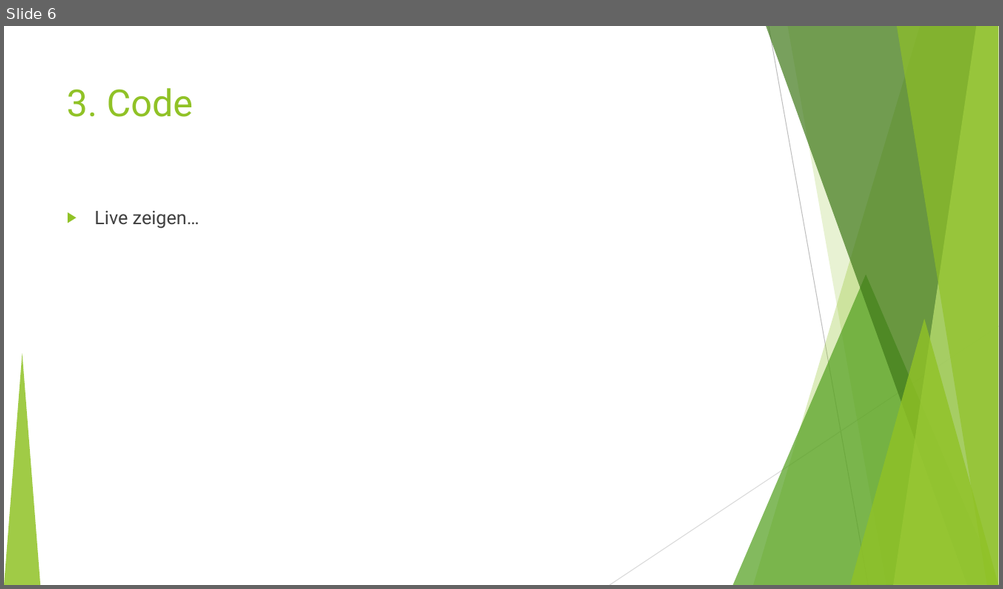
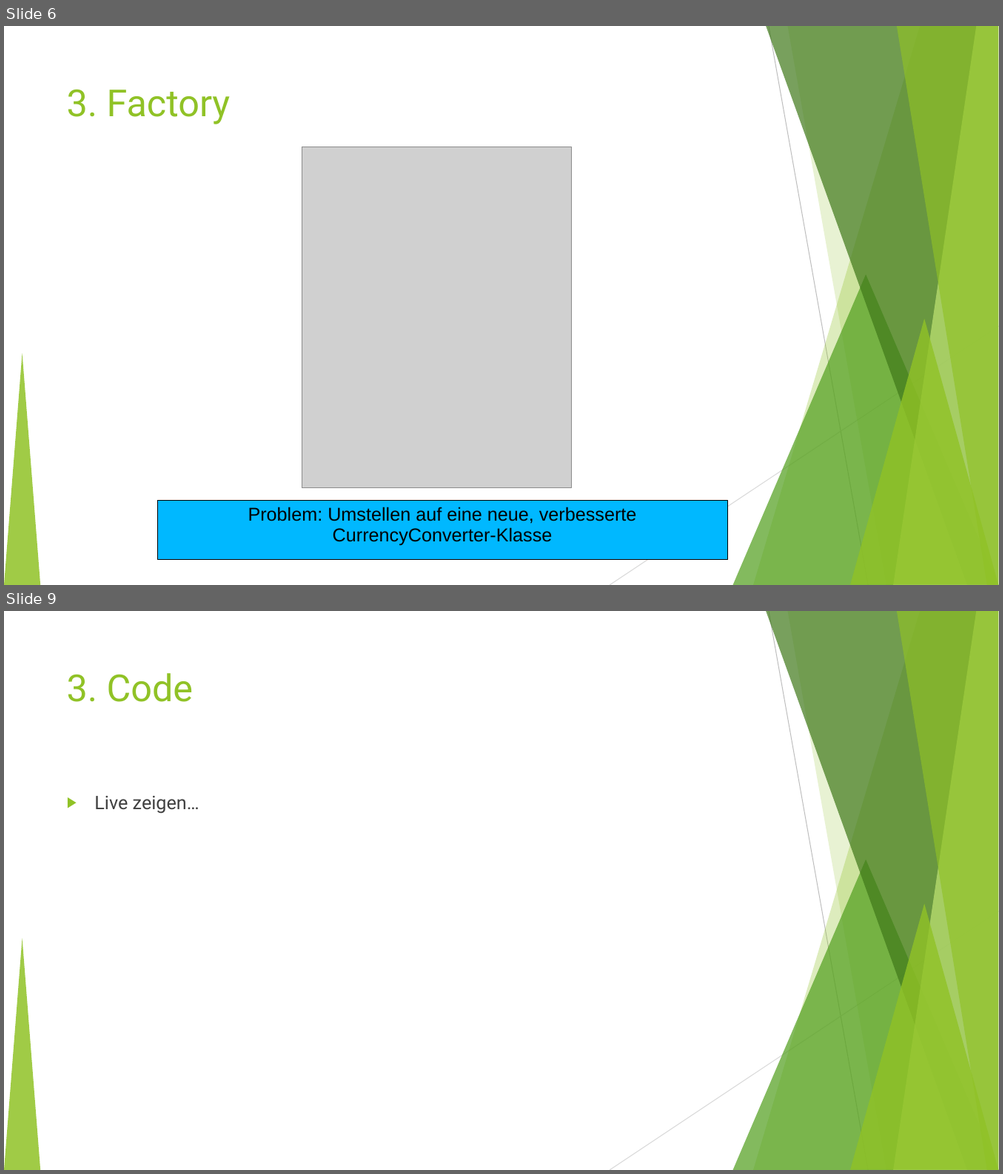
Before and after one commit to fh-erfurt/TravelBuddy-REST, a slide deck: doc/Präsentation/TravelBuddy_1.ppt. Shown one above the other, each under a label of ours: slide 6 before the commit, slides 6 and 9 after it; the slides between them are not shown. The pictures are 1003x589 and 1003x1174 pixels, drawn with LibreOffice and Linux fonts; fonts in the diff are those of the drawing; grey boxes stand for pictures. Boxes give left, top, right and bottom in pixels: in the first picture for what was removed or moved away, otherwise in the second. Text is boxed around its words. In the diff, an @@ line names an element or a change of style, - is before the commit and + after.

```diff
--- a/doc/Präsentation/TravelBuddy_1.ppt
+++ b/doc/Präsentation/TravelBuddy_1.ppt
@@ slide 6 added at (4,26,999,585), background #FFFFFF; not listed: 10 template elements that a slide beside it also shows @@
@@ title added at (67,89,230,124), 36 pt, text #90C226 @@
+3. Factory
@@ picture added at (301,147,571,488) @@
@@ rectangle added at (158,501,727,560), fill #00B8FF, outline #000000 0.74 pt, 18 pt, text #000000 @@
+Problem: Umstellen auf eine neue, verbesserte CurrencyConverter-Klasse
@@ what was slide 6 is now slide 9 @@
```
Also in this commit, not shown: 2 other slides added, 4 other files.
